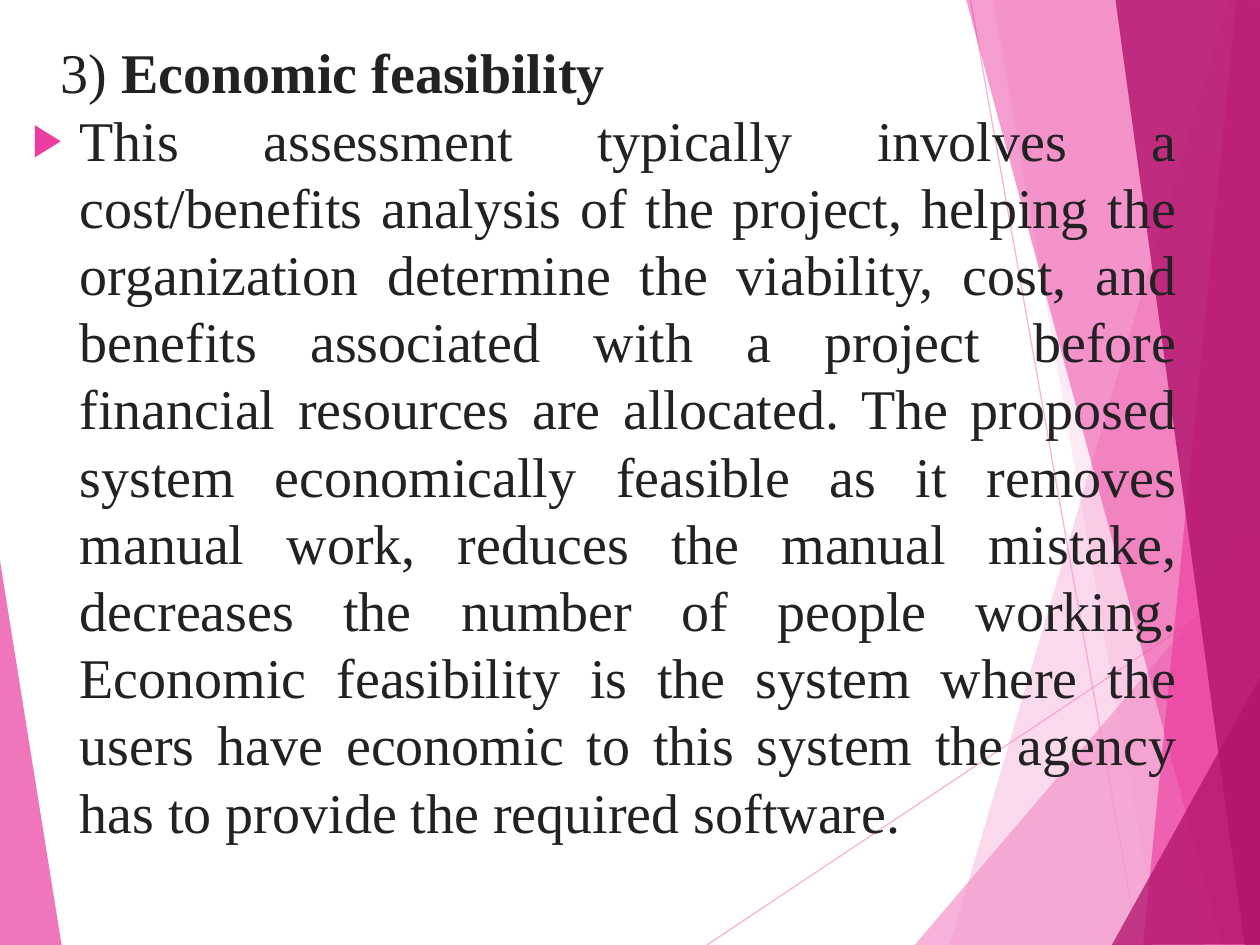
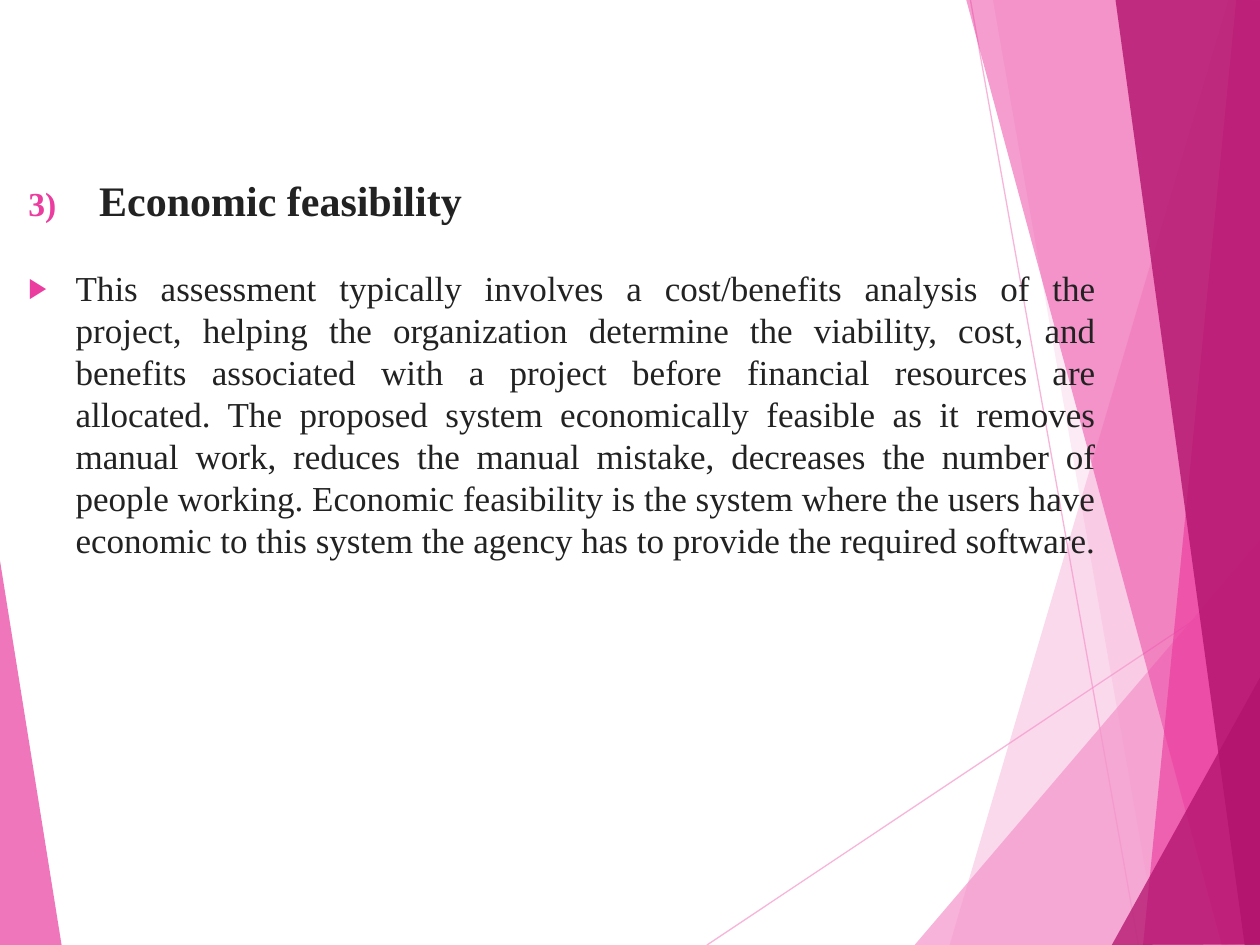
Before and after one commit to saaarvesh/FINALYEAR_PROJECT, a slide deck: slide 17 of Presentation/Project_Presentation.pptx. Drawn at 1260x945 pixels with LibreOffice and Linux fonts; fonts in the diff are those of the drawing. Boxes give left, top, right and bottom in pixels: in the first picture for what was removed or moved away, otherwise in the second. Text is boxed around its words. In the diff, an @@ line names an element or a change of style, - is before the commit and + after.

Commit message:
font of ppt is updated

```diff
--- a/Presentation/Project_Presentation.pptx
+++ b/Presentation/Project_Presentation.pptx
@@ text "Economic feasibility": place and size @@
-text "Economic feasibility" at [60, 53, 1177, 843]
+text "Economic feasibility" at [76, 186, 1096, 561]
@@ text at [99, 186, 462, 225]: text changed; size 32 to 24 pt @@
-3) Economic feasibility
+3) Economic feasibility
@@ text at [76, 274, 1096, 561]: size 32 to 20 pt @@
```
Also in this commit, not shown: 17 other slides changed, 1 slide added, 1 slide removed.
